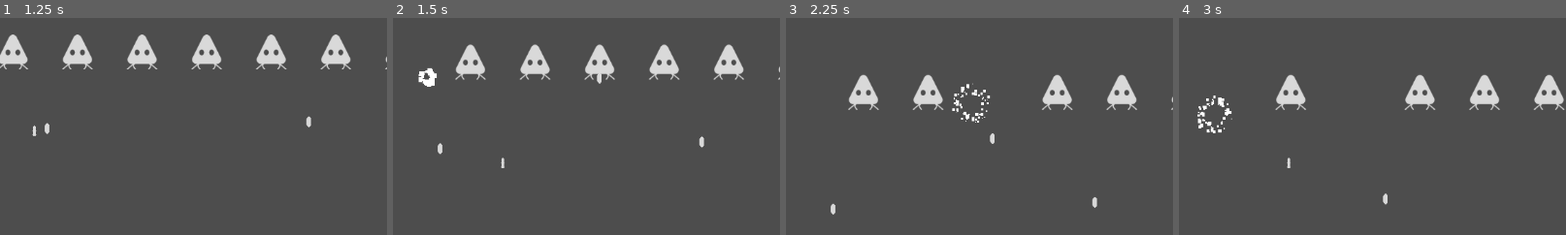
Above: before the commit, frames 1-4 (left to right).
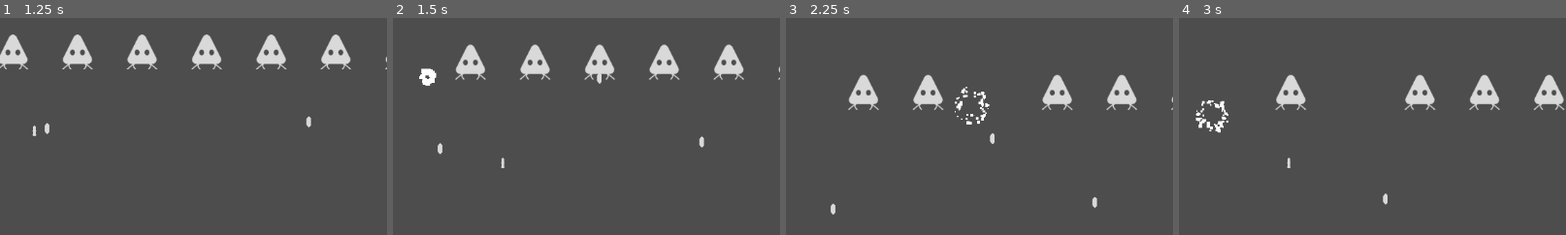
Above: after the commit, the same moments.

Repository: DevlinRocha/space-invaders
Game: Godot game, scene res://scenes/main.tscn
Two runs of this game, one before a commit and one after it. Both use one fixed random seed, a clock stepped at 60 frames per second and the inputs below.
Inputs:
- Up to frame 1 (1.25 s): hold D (right) from 0.53 s (still down); hold Space (shoot) from 0.53 s (still down)
- Up to frame 2 (1.5 s): release D (right) at 1.28 s; release Space (shoot) at 1.28 s; hold A (left) from 1.28 s (still down); tap Space (shoot) at 1.35 s
- Up to frame 3 (2.25 s): release A (left) at 2.03 s; hold D (right) from 2.03 s (still down); hold Space (shoot) from 2.03 s (still down)
- Up to frame 4 (3 s): keep holding D (right); release Space (shoot) at 2.78 s; tap Space (shoot) at 2.85 s
The pictures show only the part of the screen within x 46-95%, y 3-53%; the shares and areas given below are measured in that part.

Frame 1 is identical in both runs. In frame 2, 0.1% of the frame differs, in the area x 6-12%, y 22-32%; in frame 3, 0.6%, in the area x 42-53%, y 29-50%; in frame 4, 0.6%.

Commit message:
change explosion from `CPUParticles2D` to `GPUParticles2D`

Diff:
--- a/effects/explosion.tscn
+++ b/effects/explosion.tscn
@@ -1,22 +1,30 @@
-[gd_scene load_steps=3 format=3 uid="uid://b4v80r8axkj31"]
+[gd_scene load_steps=5 format=3 uid="uid://b4v80r8axkj31"]
 
 [ext_resource type="Script" path="res://scripts/explosion.gd" id="1_igo3w"]
 
-[sub_resource type="Curve" id="Curve_51pjx"]
+[sub_resource type="Curve" id="Curve_w7wo7"]
 _data = [Vector2(0, 1), 0.0, 0.0, 0, 0, Vector2(1, 0), 0.0, 0.0, 0, 0]
 point_count = 2
 
-[node name="Explosion" type="CPUParticles2D"]
+[sub_resource type="CurveTexture" id="CurveTexture_hqmds"]
+curve = SubResource("Curve_w7wo7")
+
+[sub_resource type="ParticleProcessMaterial" id="ParticleProcessMaterial_5a0ff"]
+particle_flag_disable_z = true
+spread = 180.0
+initial_velocity_min = 64.0
+initial_velocity_max = 128.0
+gravity = Vector3(0, 98, 0)
+scale_min = 2.0
+scale_max = 8.0
+scale_curve = SubResource("CurveTexture_hqmds")
+
+[node name="Explosion" type="GPUParticles2D"]
 emitting = false
 amount = 64
+process_material = SubResource("ParticleProcessMaterial_5a0ff")
 lifetime = 0.5
 one_shot = true
 explosiveness = 1.0
-spread = 180.0
-gravity = Vector2(0, 0)
-initial_velocity_min = 64.0
-initial_velocity_max = 128.0
-scale_amount_min = 2.0
-scale_amount_max = 8.0
-scale_amount_curve = SubResource("Curve_51pjx")
+fixed_fps = 60
 script = ExtResource("1_igo3w")
--- a/scripts/explosion.gd
+++ b/scripts/explosion.gd
@@ -1,4 +1,4 @@
-extends CPUParticles2D
+extends GPUParticles2D
 
 
 func _process(delta: float) -> void:
